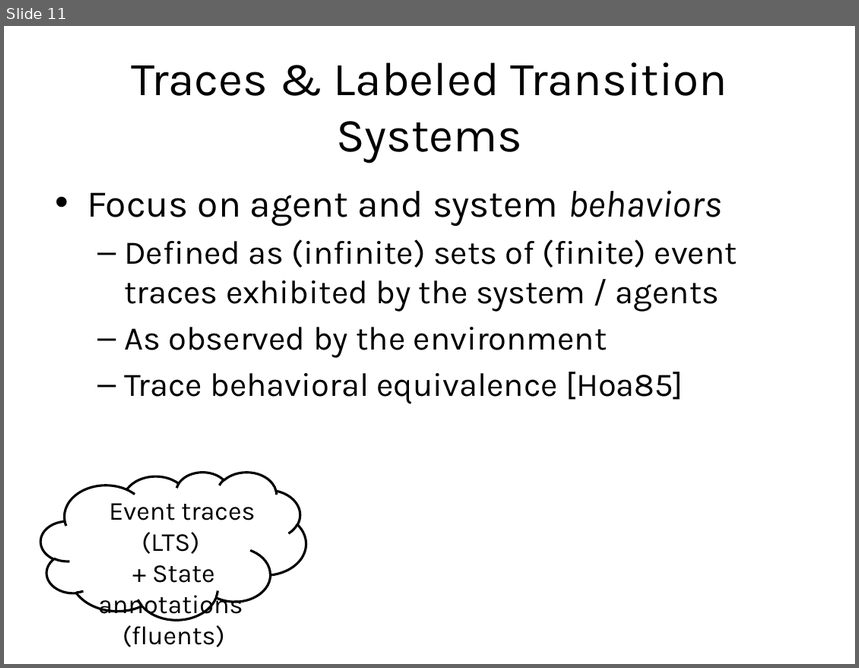
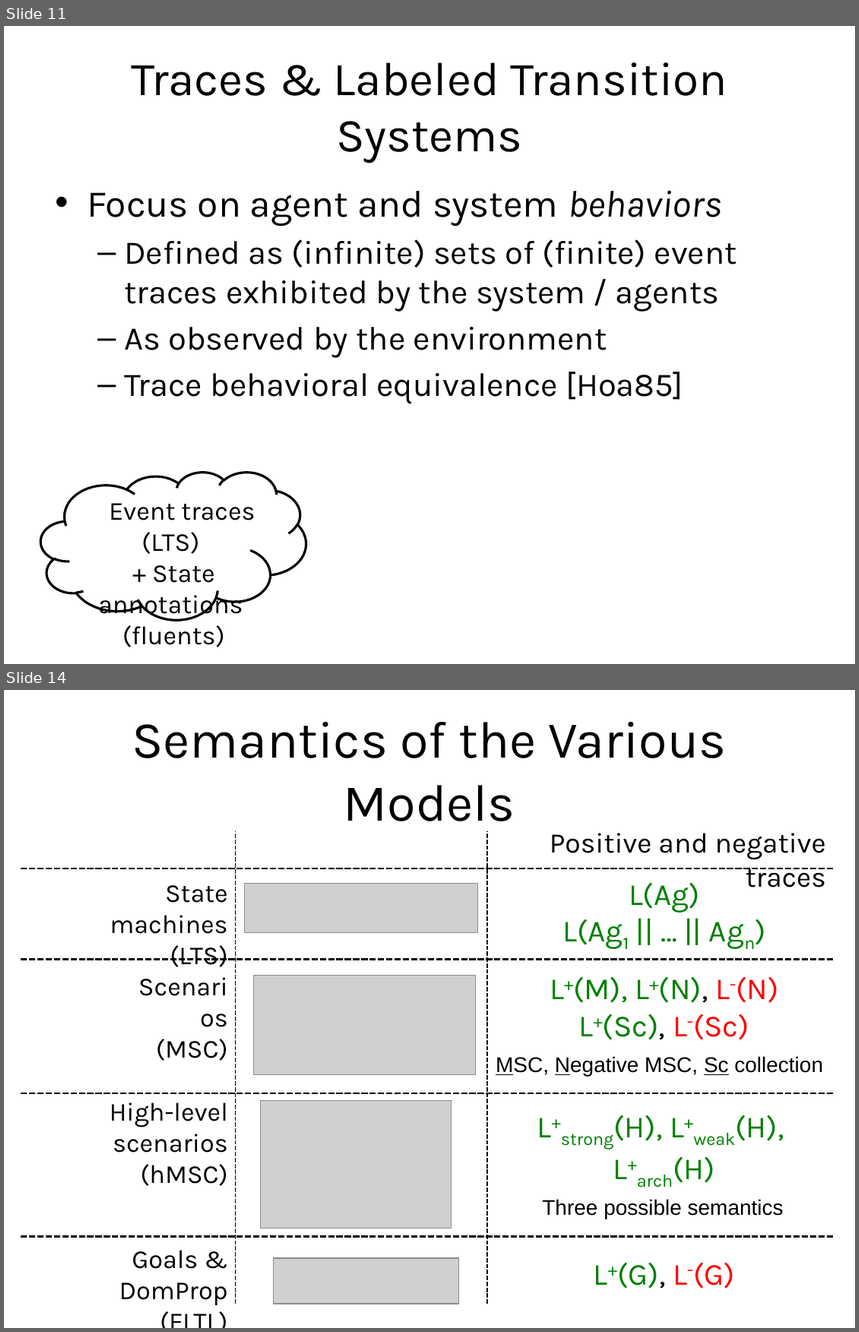
Before and after one commit to blambeau/phd, a slide deck: private-defense/slides.pptx. Shown one above the other, each under a label of ours: slide 11 before the commit, slides 11 and 14 after it; the slides between them are not shown. The pictures are 859x668 and 859x1332 pixels, drawn with LibreOffice and Linux fonts; fonts in the diff are those of the drawing; grey boxes stand for pictures. Boxes give left, top, right and bottom in pixels: in the first picture for what was removed or moved away, otherwise in the second. Text is boxed around its words. In the diff, an @@ line names an element or a change of style, - is before the commit and + after.

```diff
--- a/private-defense/slides.pptx
+++ b/private-defense/slides.pptx
@@ slide 14 added at (4, 690, 855, 1328), background #FFFFFF @@
@@ title added at (132, 722, 727, 832), 44 pt, text #000000 @@
+Semantics of the Various Models
@@ line added from (236, 1304) to (236, 831), #000000 1.25 pt dashed @@
@@ line added from (487, 1304) to (487, 831), #000000 1.25 pt dashed @@
@@ text added at (550, 833, 826, 888), 24 pt, text #000000 @@
+Positive and negative traces
@@ line added from (21, 869) to (835, 869), #000000 1.75 pt dashed @@
@@ text added at (110, 885, 228, 967), 22 pt, text #000000 @@
+State machines
+(LTS)
@@ picture added at (245, 883, 478, 932) @@
@@ text added at (563, 882, 700, 949), 26 pt, text #008000 @@
+L(Ag)
+L(Ag1 || … || Agn)
@@ line added from (21, 960) to (835, 960), #000000 1.75 pt dashed @@
@@ picture added at (253, 976, 475, 1075) @@
@@ text added at (550, 977, 778, 1040), 26 pt, text #008000 @@
+L+(M), L+(N), L-(N)
+L+(Sc), L-(Sc)
@@ text added at (496, 1056, 823, 1076), 18 pt, text #000000 @@
+MSC, Negative MSC, Sc collection
@@ line added from (21, 1094) to (835, 1094), #000000 1.75 pt dashed @@
@@ text added at (110, 1103, 228, 1186), 22 pt, text #000000 @@
+High-level scenarios
+(hMSC)
@@ picture added at (261, 1100, 452, 1228) @@
@@ text added at (538, 1115, 784, 1188), 26 pt, text #008000 @@
+L+strong(H), L+weak(H),
+L+arch(H)
@@ text added at (113, 1134, 228, 1153), 22 pt, text #000000 @@
+Scenarios
+(MSC)
@@ text added at (542, 1199, 784, 1219), 18 pt, text #000000 @@
+Three possible semantics
@@ line added from (21, 1237) to (835, 1237), #000000 1.75 pt dashed @@
@@ text added at (120, 1250, 228, 1306), 22 pt, text #000000 @@
+Goals & DomProp
+(FLTL)
@@ picture added at (273, 1258, 458, 1305) @@
@@ text added at (594, 1262, 735, 1289), 26 pt, text #008000 @@
+L+(G), L-(G)
```
Also in this commit, not shown: 5 slides changed, 4 other slides added.
